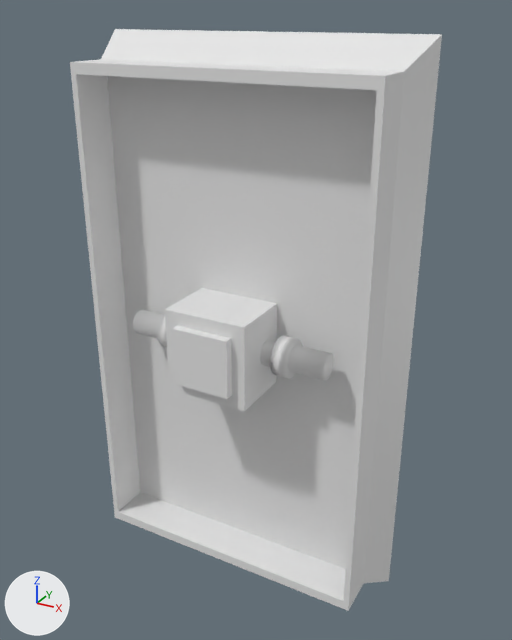
An edit to the Blender file assets/misc/handle/Frame.blend, drawn before and after from the same camera.
Before and after are seen from a 50 mm camera at (1.53, -2.52, 1.41) aimed at (0.08, 0.12, 0.09). Every picture has the same lights, and +X, +Y and +Z are marked at lower left.

The first picture shows 'Axis', 'BottomFrame', 'Bulb', 'Cube', 'TopFrame'.
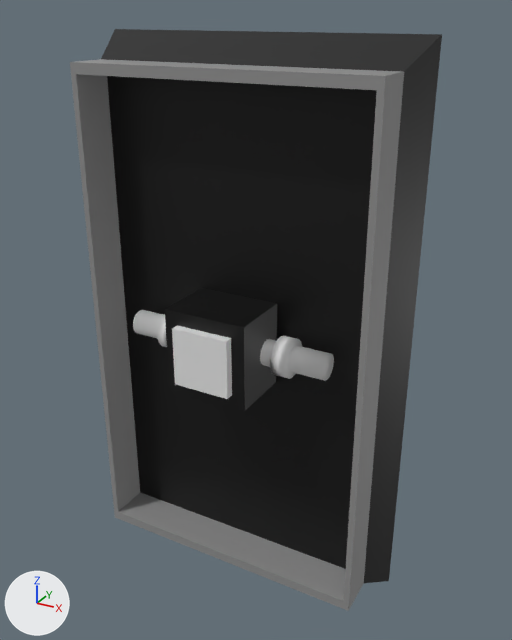
Location of each change, [x1, y1, x2, y2] in pixels of the pictures (512 x 640 px):
'BottomFrame', recoloured (grey to black)
    both: [101, 29, 442, 583]
'TopFrame', recoloured
    both: [70, 59, 404, 611]
'Cube', recoloured (white to black)
    both: [165, 288, 277, 411]

What the commit changed:
Material 'Black' (mat_black) is new.
Its base color is (0.0, 0.0, 0.0) (black #000000).
Material 'Gray' (mat_gray) is new.
Its base color is (0.279, 0.279, 0.279) (grey #909090).
me_cube_004 has 8 vertices, 6 faces and spans x -0.77..0.77, y -1.0..1.0, z -1.52..1.12.
me_cube_004 now uses material mat_black (black #000000).
me_cube_015 has 32 vertices, 24 faces and spans x -1.0..1.0, y -1.0..1.0, z -10.0..10.0.
me_cube_015 now uses material mat_gray (grey #909090).
me_cube has 12 vertices, 9 faces and spans x -1.0..1.0, y 0.6..1.0, z -1.0..1.0.
me_cube now uses material mat_black (black #000000).
